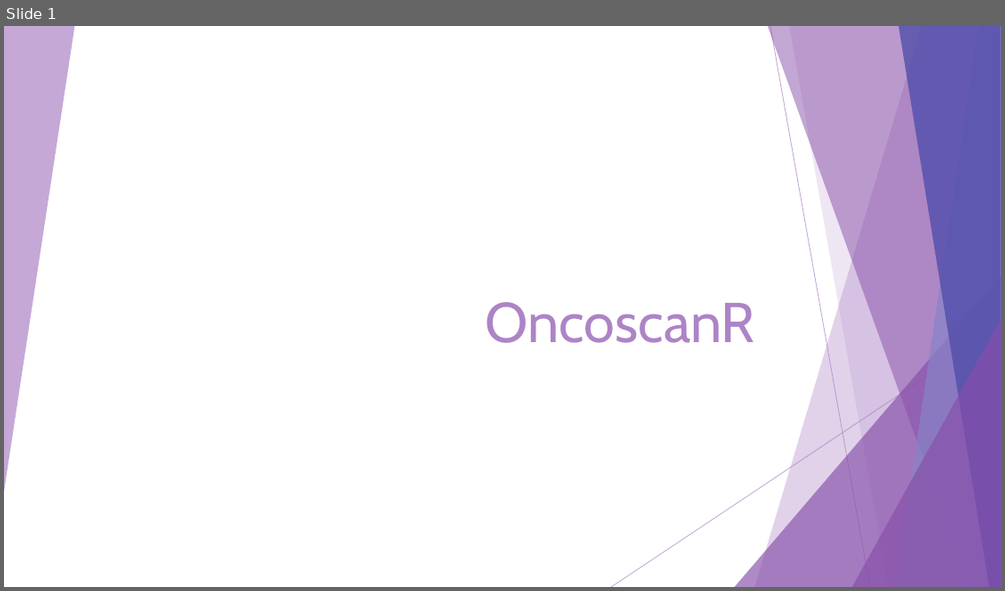
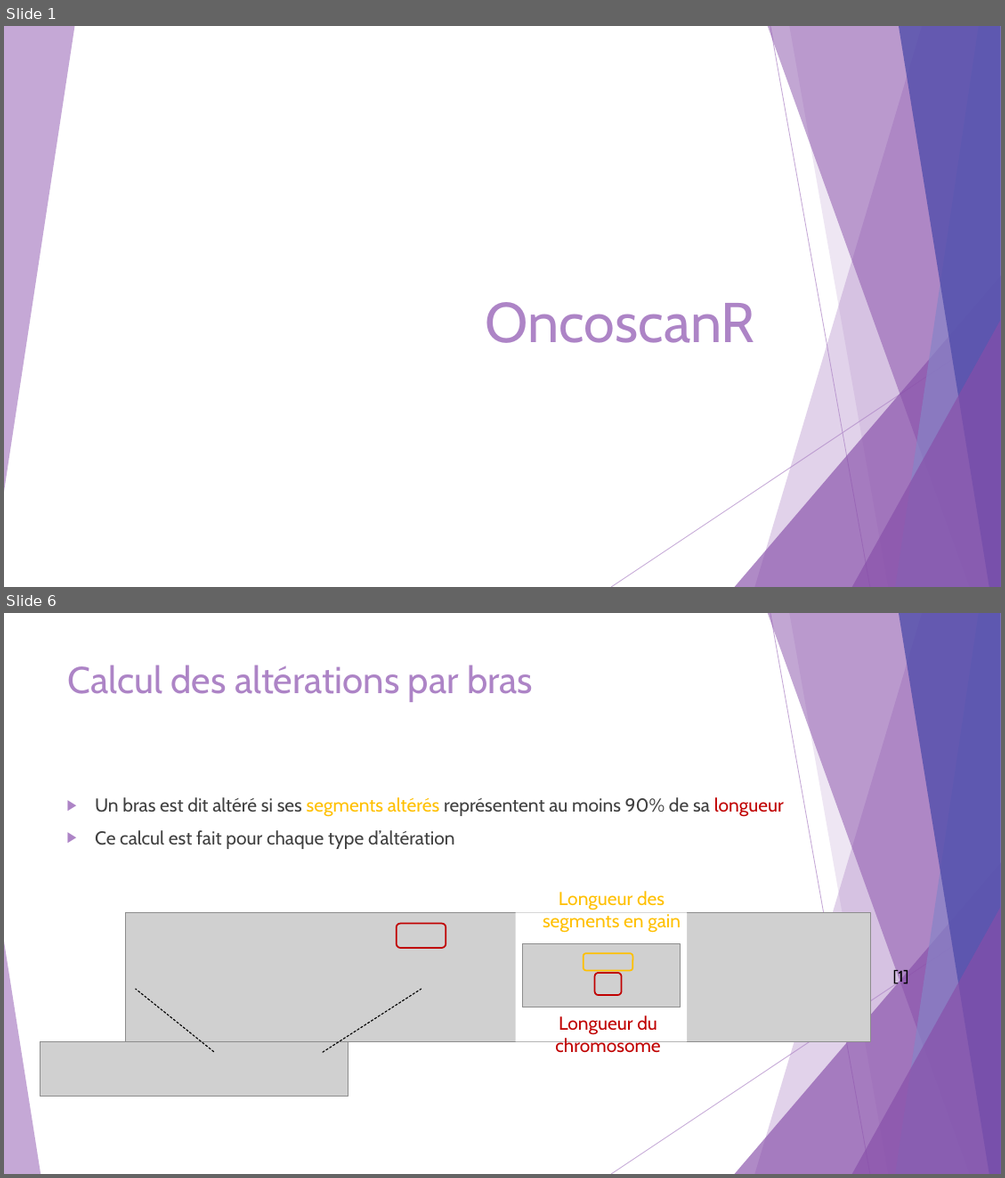
Before and after one commit to Elie-Bordron/DEA-dataviz, a slide deck: docs/docs_I_made/slides/OncoscanR.pptx. Shown one above the other, each under a label of ours: slide 1 before the commit, slides 1 and 6 after it; the slides between them are not shown. The pictures are 1005x591 and 1005x1178 pixels, drawn with LibreOffice and Linux fonts; fonts in the diff are those of the drawing; grey boxes stand for pictures. Boxes give left, top, right and bottom in pixels: in the first picture for what was removed or moved away, otherwise in the second. Text is boxed around its words. In the diff, an @@ line names an element or a change of style, - is before the commit and + after.

```diff
--- a/docs/docs_I_made/slides/OncoscanR.pptx
+++ b/docs/docs_I_made/slides/OncoscanR.pptx
@@ slide 6 added at (x1=4, y1=613, x2=1001, y2=1174), background #FFFFFF; not listed: 9 template elements that a slide beside it also shows @@
@@ title added at (x1=67, y1=665, x2=533, y2=702), 36 pt, text #AD84C6 @@
+Calcul des altérations par bras
@@ text added at (x1=95, y1=797, x2=784, y2=849), 18 pt, text #404040 @@
+▶ Un bras est dit altéré si ses segments altérés représentent au moins 90% de sa longueur
+▶ Ce calcul est fait pour chaque type d’altération
@@ text added at (x1=542, y1=891, x2=680, y2=933), 18 pt, text #FFC000 @@
+Longueur des segments en gain
@@ picture added at (x1=125, y1=913, x2=870, y2=1042) @@
@@ rounded rectangle added at (x1=396, y1=924, x2=446, y2=948), outline #C00000 1.5 pt @@
@@ rectangle added at (x1=516, y1=913, x2=687, y2=1042), fill #FFFFFF @@
@@ triangle added at (x1=4, y1=941, x2=40, y2=1174), fill #AD84C6 at 70% opacity @@
@@ picture added at (x1=522, y1=943, x2=680, y2=1007) @@
@@ rounded rectangle added at (x1=583, y1=953, x2=633, y2=971), outline #FFC000 1.5 pt @@
@@ rounded rectangle added at (x1=595, y1=973, x2=622, y2=995), outline #C00000 1.5 pt @@
@@ text added at (x1=893, y1=968, x2=909, y2=985), 15 pt, text #000000 @@
+[1]
@@ line added from (213, 1051) to (136, 989), #000000 1 pt dashed @@
@@ line added from (323, 1052) to (421, 989), #000000 1 pt dashed @@
@@ text added at (x1=555, y1=1015, x2=660, y2=1053), 18 pt, text #C00000 @@
+Longueur du chromosome
@@ picture added at (x1=40, y1=1041, x2=348, y2=1096) @@
```
Also in this commit, not shown: 1 slide changed, 5 other slides added, 1 slide removed, 10 other files.
